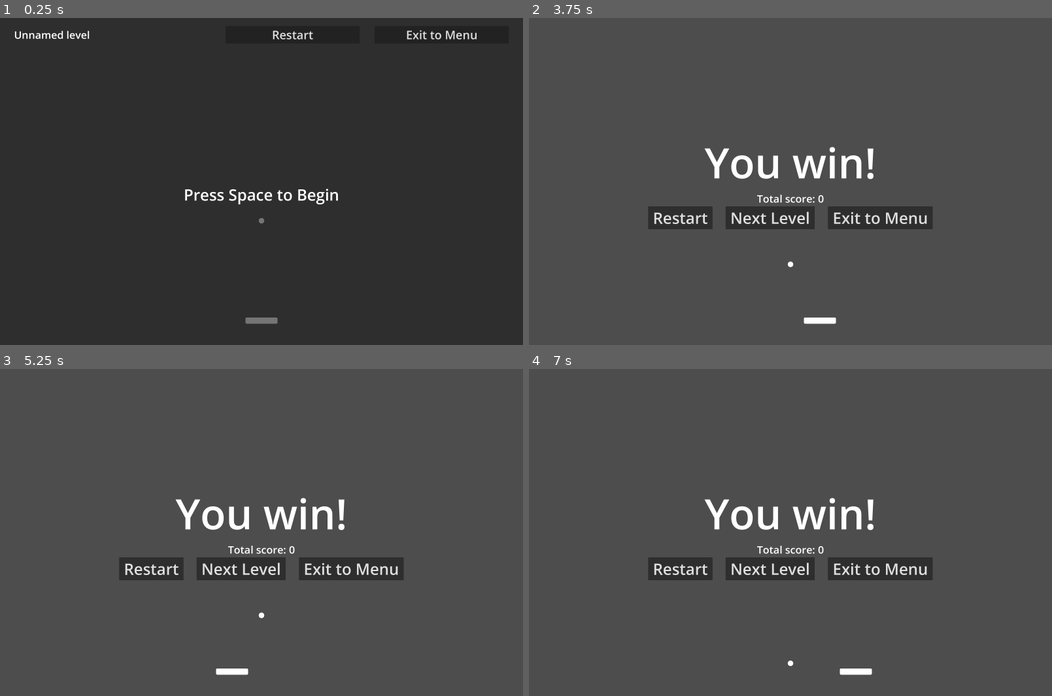
Above: before the commit, frames 1-4 (two rows, left to right).
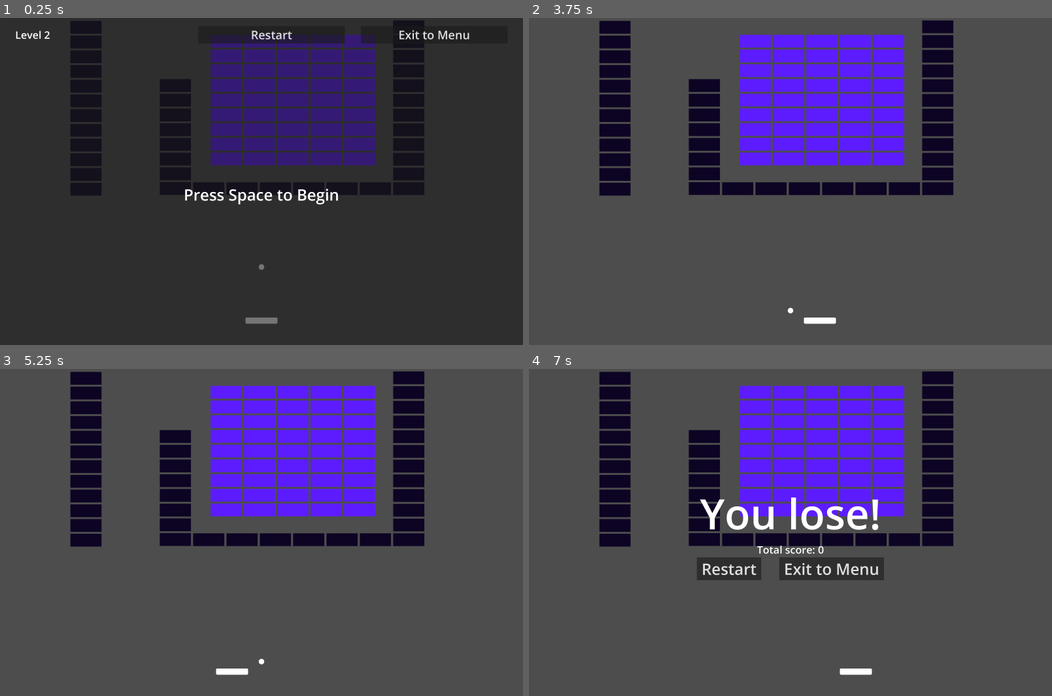
Above: after the commit, the same moments.

Repository: acmattson3/bounce-crack
Game: Godot game, scene res://levels/level_2.tscn
The game is run twice, just before and just after one commit, with the same random seed, the same clock (stepped at 60 frames per second) and the same inputs. This scene is started directly instead of the project's main scene.
Inputs:
- Up to frame 1 (0.25 s): no input
- Up to frame 2 (3.75 s): click "Restart" at 0.5 s; click "Restart" at 1.25 s; click "Restart" at 2 s; click "Restart" at 2.75 s; tap Space (space) at 3.5, 3.6 s; hold Right (paddle_right) from 3.53 s (still down)
- Up to frame 3 (5.25 s): release Right (paddle_right) at 4.25 s; click "Restart" at 4.25 s; tap Space (space) at 5, 5.1 s; hold Left (paddle_left) from 5.03 s (still down)
- Up to frame 4 (7 s): release Left (paddle_left) at 5.75 s; click "Restart" at 5.75 s; tap Space (space) at 6.5, 6.6 s; hold Right (paddle_right) from 6.53 s (still down)

The runs differ from the first frame. In frame 1, 19% of the frame differs, in the area x 2-92%, y 0-77%; in frame 2, 24%, in the area x 13-82%, y 0-91%; in frame 3, 24%; in frame 4, 23%.

Commit message:
Updated levels to have content. Demo level is now truly a simple game-is-working demo.

Diff:
--- a/bouncecrack/levels/demo_level.tscn
+++ b/bouncecrack/levels/demo_level.tscn
@@ -11,3 +11,6 @@
 position = Vector2(0, -570)
 group_size_x = 1
 group_size_y = 1
+
+[node name="PauseOverlay" parent="." index="6"]
+level_name = "Demo Level"
--- a/bouncecrack/levels/level_1.tscn
+++ b/bouncecrack/levels/level_1.tscn
@@ -1,7 +1,16 @@
-[gd_scene load_steps=3 format=3 uid="uid://btwnb837sesqi"]
+[gd_scene load_steps=5 format=3 uid="uid://btwnb837sesqi"]
 
 [ext_resource type="PackedScene" uid="uid://ch1i2f5ubyhbr" path="res://levels/base_level.tscn" id="1_xgtdf"]
 [ext_resource type="Script" path="res://levels/level_1.gd" id="2_hk6l0"]
+[ext_resource type="PackedScene" uid="uid://ct2jjmuvxpa3n" path="res://blocks/block_group_2d.tscn" id="3_bp87v"]
+[ext_resource type="PackedScene" uid="uid://cxf3r7es7ifwj" path="res://blocks/breakable_block.tscn" id="4_l48a6"]
 
 [node name="level_1" instance=ExtResource("1_xgtdf")]
 script = ExtResource("2_hk6l0")
+
+[node name="BlockGroup2D" parent="Blocks" index="0" instance=ExtResource("3_bp87v")]
+position = Vector2(0, -500)
+block_scene = ExtResource("4_l48a6")
+
+[node name="PauseOverlay" parent="." index="6"]
+level_name = "Level 1"
--- a/bouncecrack/levels/level_2.tscn
+++ b/bouncecrack/levels/level_2.tscn
@@ -1,7 +1,44 @@
-[gd_scene load_steps=3 format=3 uid="uid://c4fm51081a4rq"]
+[gd_scene load_steps=5 format=3 uid="uid://c4fm51081a4rq"]
 
 [ext_resource type="PackedScene" uid="uid://ch1i2f5ubyhbr" path="res://levels/base_level.tscn" id="1_ahu55"]
 [ext_resource type="Script" path="res://levels/level_2.gd" id="2_012al"]
+[ext_resource type="PackedScene" uid="uid://ct2jjmuvxpa3n" path="res://blocks/block_group_2d.tscn" id="3_bsidr"]
+[ext_resource type="PackedScene" uid="uid://br68qsyxwa2sn" path="res://blocks/unbreakable_block.tscn" id="4_5e6cv"]
 
 [node name="level_2" instance=ExtResource("1_ahu55")]
 script = ExtResource("2_012al")
+
+[node name="Ball2D2" parent="Balls" index="0"]
+position = Vector2(0, 523)
+
+[node name="BlockGroup2D" parent="." index="4" instance=ExtResource("3_bsidr")]
+position = Vector2(-1074, -448)
+block_scene = ExtResource("4_5e6cv")
+group_size_x = 1
+group_size_y = 12
+
+[node name="BlockGroup2D2" parent="." index="5" instance=ExtResource("3_bsidr")]
+position = Vector2(-527, -272)
+block_scene = ExtResource("4_5e6cv")
+group_size_x = 1
+group_size_y = 8
+
+[node name="BlockGroup2D4" parent="." index="6" instance=ExtResource("3_bsidr")]
+position = Vector2(289, 44)
+block_scene = ExtResource("4_5e6cv")
+group_size_x = 7
+group_size_y = 1
+
+[node name="BlockGroup2D5" parent="." index="7" instance=ExtResource("3_bsidr")]
+position = Vector2(901, -496)
+block_scene = ExtResource("4_5e6cv")
+group_size_x = 1
+group_size_y = 11
+
+[node name="BlockGroup2D" parent="Blocks" index="0" instance=ExtResource("3_bsidr")]
+position = Vector2(192, -498)
+group_size_x = 5
+group_size_y = 9
+
+[node name="PauseOverlay" parent="." index="10"]
+level_name = "Level 2"
